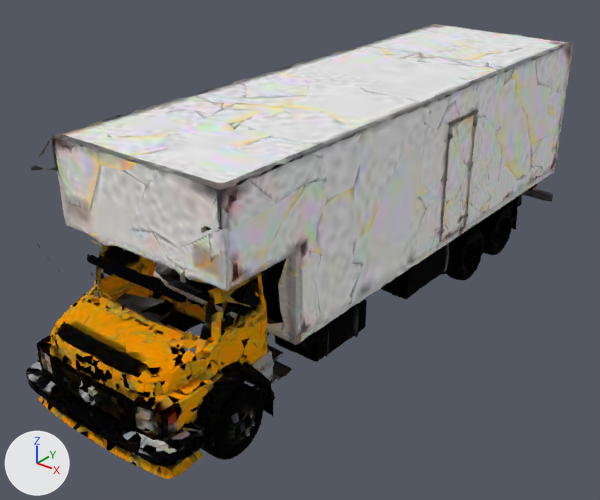
An edit to the glTF model assets/modelos/caminhao.glb, drawn before and after from the same camera.
Rendered twice from a 50 mm camera at (6.1, -8.52, 5.86) aimed at (-0.23, -0.6, 0.95). Every picture has the same lights, and +X, +Y and +Z are marked at lower left. The picture after the commit comes second. Vertices at exactly the same position are counted once.

The older version as bpy lines, for what is in view:
```python
me_veiculo = bpy.data.meshes.new('veiculo')
me_veiculo.from_pydata(...)  # 15760 vertices, 39173 faces; spans x -1.32..1.36, y -4.49..4.47, z 0.0..3.13
me_veiculo.materials.append(mat_material)  # picture img_image_0
ob_veiculo = bpy.data.objects.new('veiculo', me_veiculo)
ob_veiculo.location = (0.0, 0.0, 0.0)
```
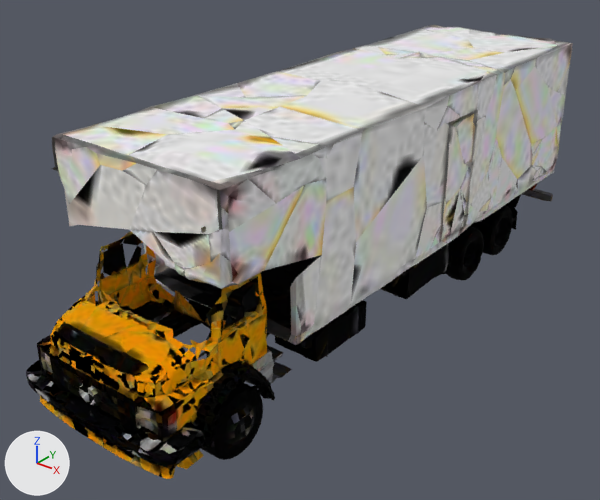
Boxes [x1, y1, x2, y2] around the edits, measured in the pictures (600 x 500 px):
'veiculo', reshaped: before [26, 23, 573, 479]; after [26, 25, 573, 479]
part 1 of me_veiculo, deleted: before [37, 244, 262, 340]

The edits, one by one:
me_veiculo is used by ob_veiculo; location (0.0, 0.0, 0.0).
me_veiculo had 15760 vertices, 39173 faces and spanned x -1.32..1.36, y -4.49..4.47, z 0.0..3.13.
me_veiculo now has 10426 vertices, 27786 faces and spans x -1.27..1.29, y -4.49..4.47, z 0.0..3.12.
me_veiculo part 1: 12 loose pieces with 109 vertices, spanning x -1.32..1.36, y -4.0..-2.49, z 1.39..2.06, are deleted.
Other edits to the shape of me_veiculo do not show in these pictures.
